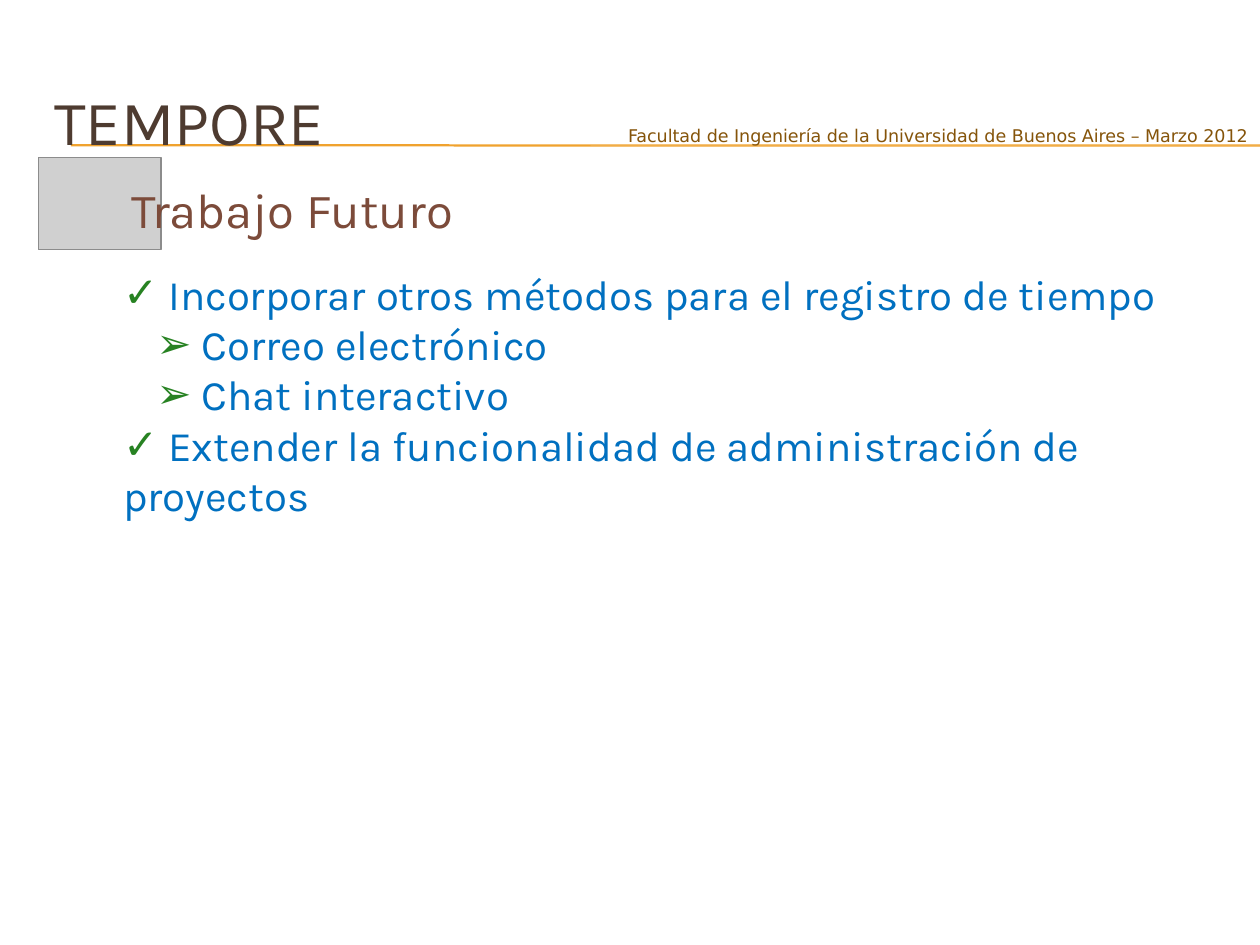
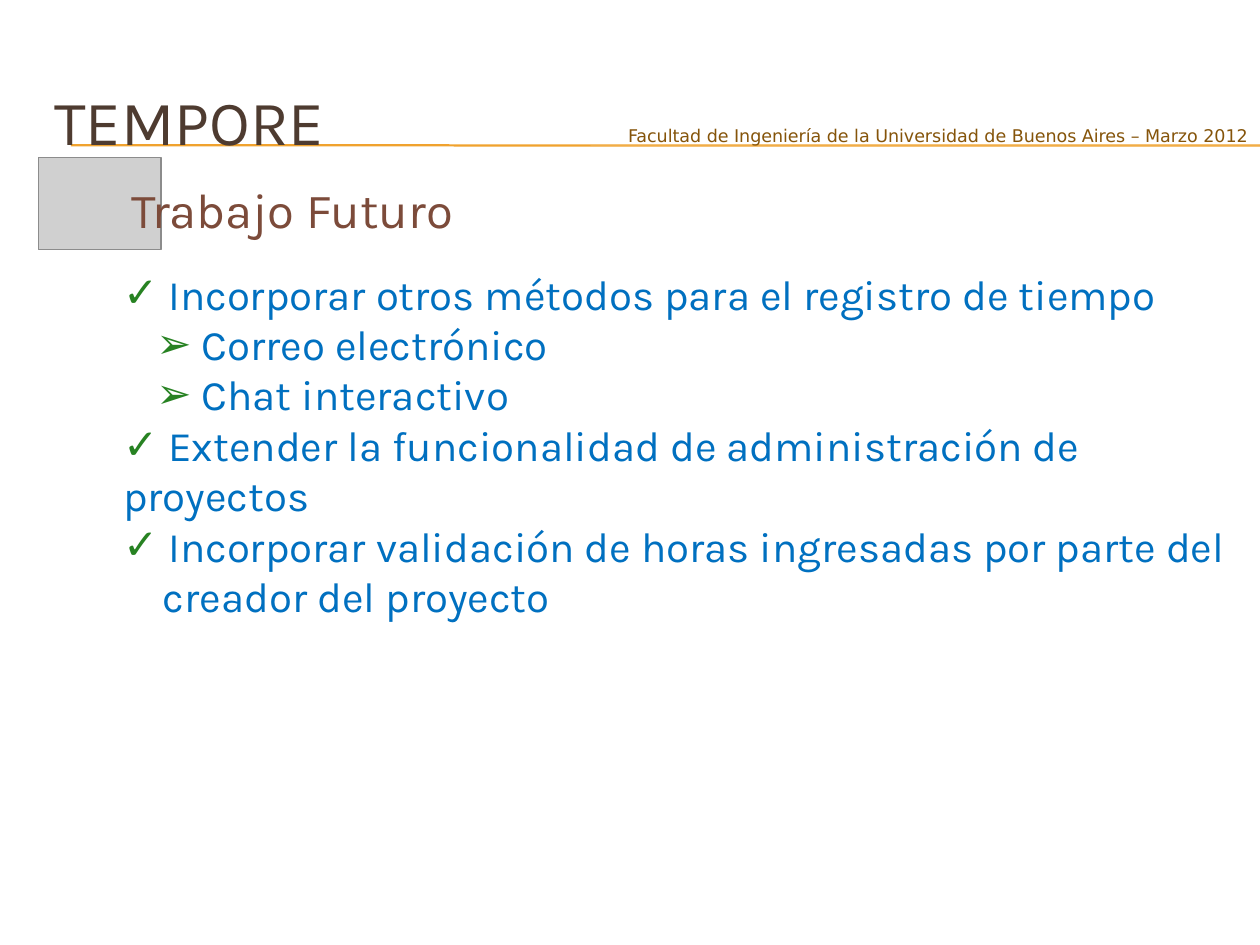
Before and after one commit to joshishimla99/tempore, a slide deck: slide 11 of docs/Presentacion Final/Tempore – Manejá tus tiempos-V2.pptx. Drawn at 1260x945 pixels with LibreOffice and Linux fonts; fonts in the diff are those of the drawing; grey boxes stand for pictures; background and template pictures are left out. Boxes give left, top, right and bottom in pixels: in the first picture for what was removed or moved away, otherwise in the second. Text is boxed around its words. In the diff, an @@ line names an element or a change of style, - is before the commit and + after.

```diff
--- a/docs/Presentacion Final/Tempore – Manejá tus tiempos-V2.pptx
+++ b/docs/Presentacion Final/Tempore – Manejá tus tiempos-V2.pptx
@@ text at (x1=163, y1=530, x2=1224, y2=623): paragraphs added @@
+✓ Incorporar validación de horas ingresadas por parte del
+creador del proyecto
```
Also in this commit, not shown: 3 other slides changed.
